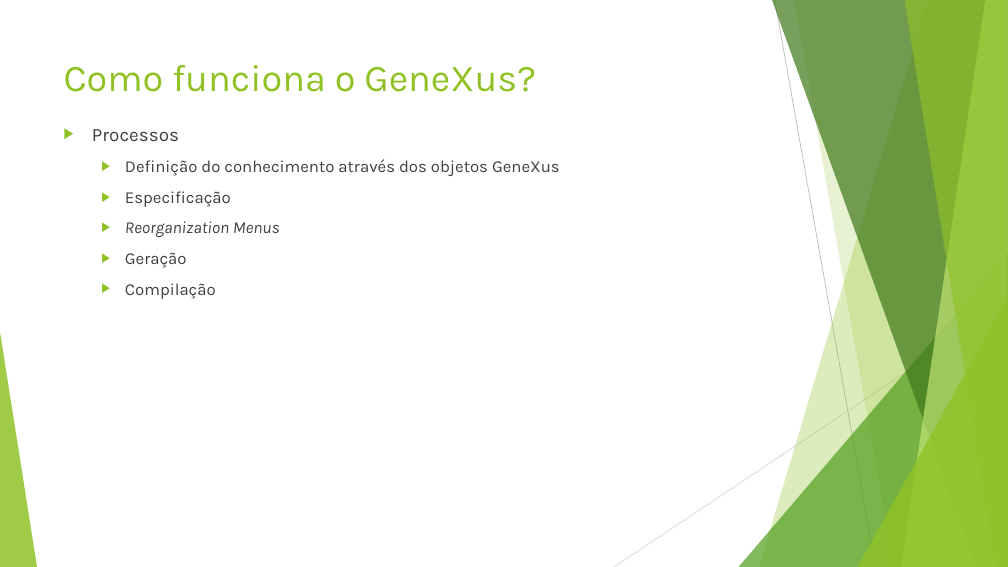
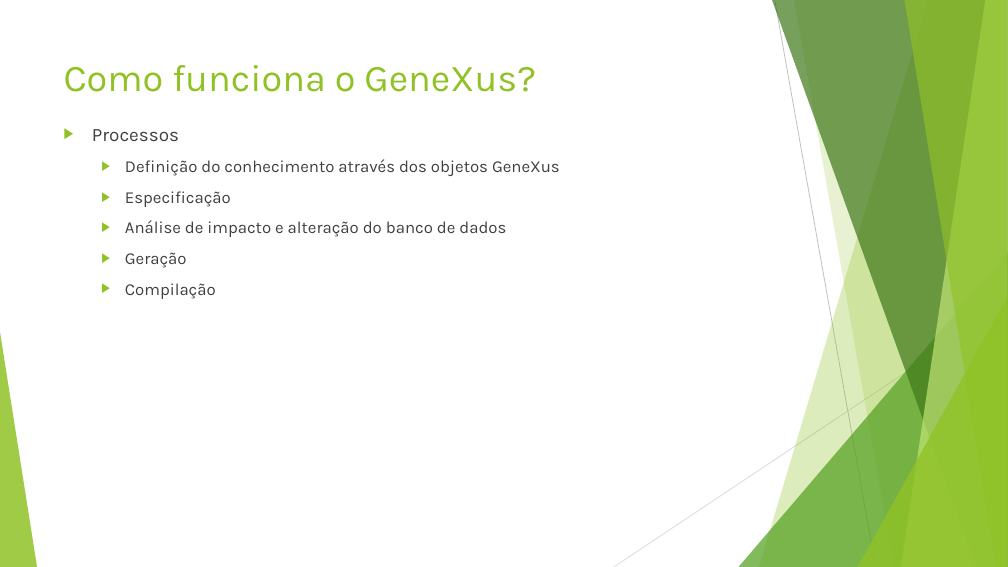
Before and after one commit to josenelsoncultri/Techweek2019, a slide deck: slide 4 of Techweek2019.pptx. Drawn at 1008x567 pixels with LibreOffice and Linux fonts; fonts in the diff are those of the drawing; background and template pictures are left out. Boxes give left, top, right and bottom in pixels: in the first picture for what was removed or moved away, otherwise in the second. Text is boxed around its words. In the diff, an @@ line names an element or a change of style, - is before the commit and + after.

```diff
--- a/Techweek2019.pptx
+++ b/Techweek2019.pptx
@@ text at <box>125,220,506,237</box>: text changed; italic off @@
-  ▶ Reorganization Menus
+  ▶ Análise de impacto e alteração do banco de dados
```
Also in this commit, not shown: 6 slides added, 2 other files.
